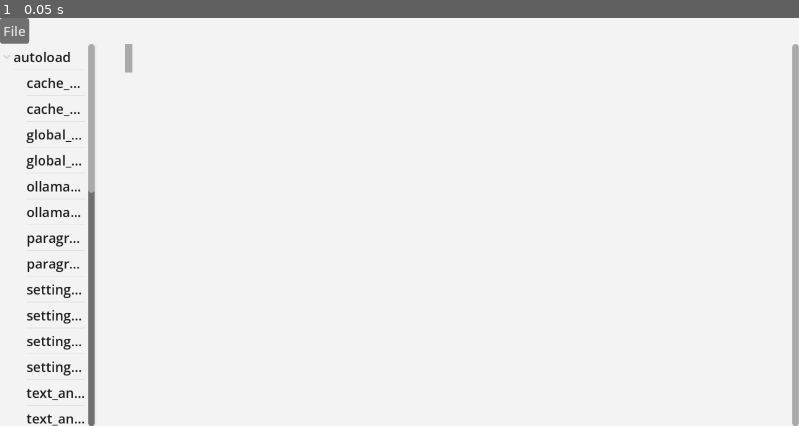
Above: before the commit, frame 1.
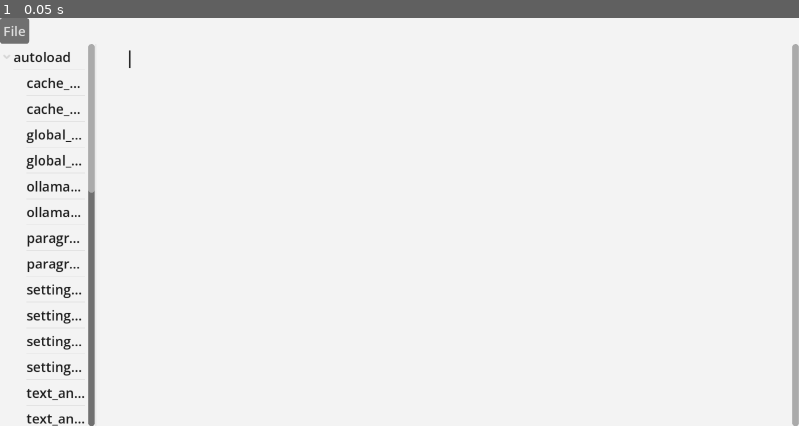
Above: after the commit, the same moment.

Repository: olafjanssen/snorfeld
Game: Godot game, scene res://scenes/editor.tscn
Two runs of this game, one before a commit and one after it. Both use one fixed random seed, a clock stepped at 60 frames per second and the inputs below.
Inputs:
- Up to frame 1 (0.05 s): no input

The runs differ from the first frame. In frame 1, less than 0.1% of the frame differs, in the area x 15-17%, y 6-14%.

Commit message:
Better cursor character

Diff:
--- a/scenes/markdown_editor.gd
+++ b/scenes/markdown_editor.gd
@@ -5,9 +5,6 @@
 
 var text: String = ""
 var cursor_position: int = 0
-var cursor_opening: String = "[bgcolor=#aaaaaa]"
-var cursor_closing: String = "[/bgcolor]"
-
 
 # Public methods for external access
 func set_text(p_text: String):
@@ -29,15 +26,14 @@
 
 func _update_display():
 	if text.is_empty():
-		markdown_label.markdown_text = cursor_opening + " " + cursor_closing
+		markdown_label.markdown_text = "[pulse freq=1.0 color=#ffffff40][font gl=-5]|[/font][/pulse]"
 		return
 
 	var display_text: String = text
 	if cursor_position <= text.length():
 		var before_cursor: String = text.substr(0, cursor_position)
 		if cursor_position < text.length():
-			var at_cursor: String = text.substr(cursor_position, 1)
-			display_text = before_cursor + cursor_opening + at_cursor + cursor_closing + text.substr(cursor_position + 1)
+			display_text = before_cursor + "[pulse freq=1.0 color=#ffffff40][font gl=-5]|[/font][/pulse]" + text.substr(cursor_position)
 		else:
-			display_text = before_cursor + cursor_opening + " " + cursor_closing
+			display_text = before_cursor + "[pulse freq=1.0 color=#ffffff40][font gl=-5]|[/font][/pulse]"
 	markdown_label.markdown_text = display_text
